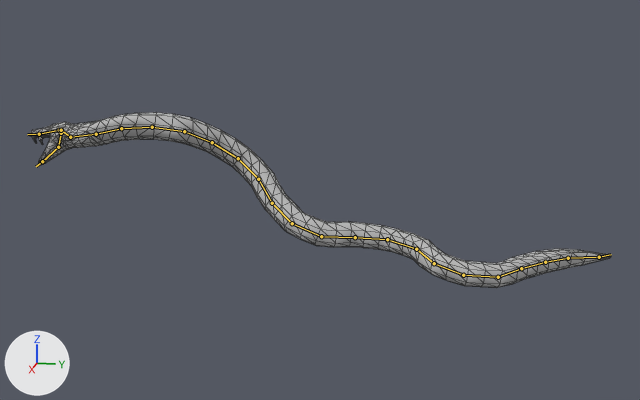
Two versions of the Blender file rigs/snake/animation-snake-death.blend, one commit apart.
Rendered twice from a 50 mm lens placed at (4.69, 1.96, 1.55), pointed at (-0.08, 1.0, 0.36). Arrows for +X, +Y and +Z are at lower left; the lights stay in place. The picture after the commit comes second. Both versions are drawn at frame 21 of the action 'Death'; the numbers are the values there. The bones that change, and the others that lie on the model, are drawn over the model as lines. Mesh edges are drawn as thin lines.

In view in the first picture: 'SnakeMesh'.
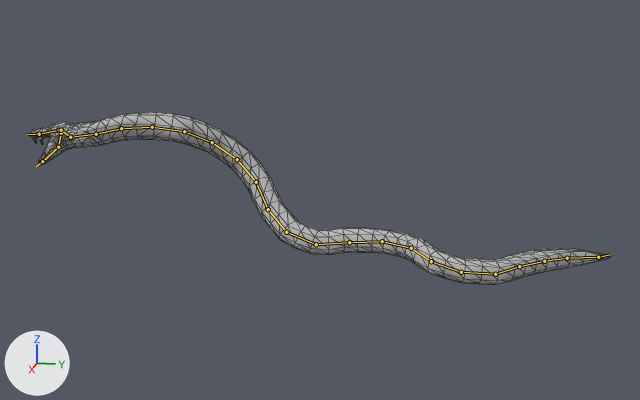
What the commit changed:
Bone 'DRV_tail3' (bone_drv_tail3) moves from (0.124, 0.136, 0.651) to (0.124, -0.008, 0.666).

Location of each change, (x1, y1, x2, y2) in pixels of the pictures (640 x 400 px):
'SnakeMesh', posed
    before: (29, 112, 610, 288)
    after: (29, 112, 610, 285)
